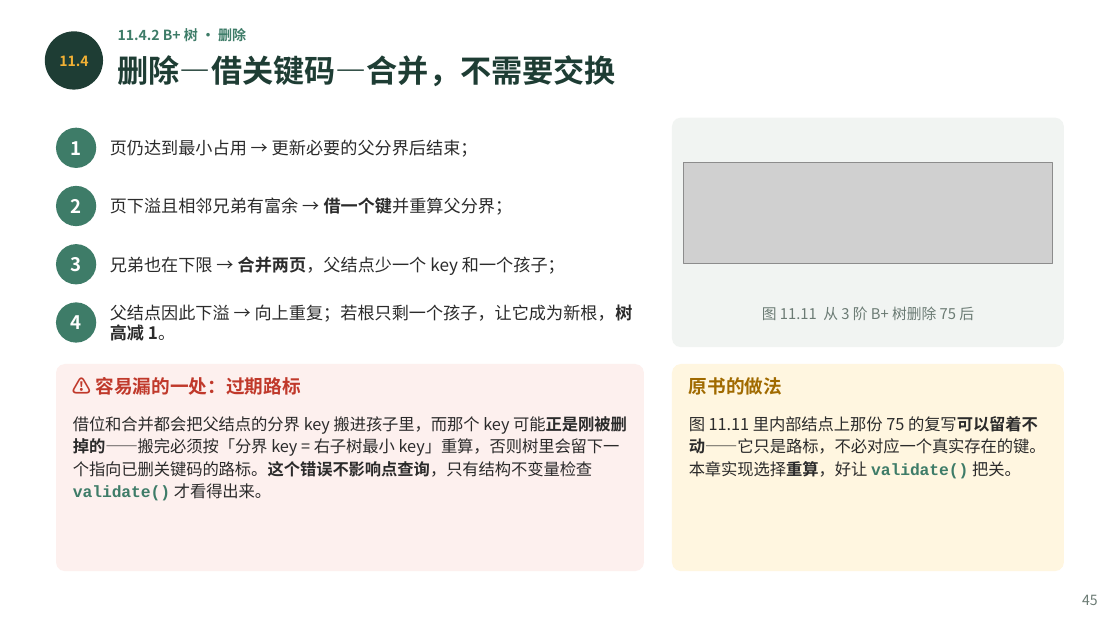
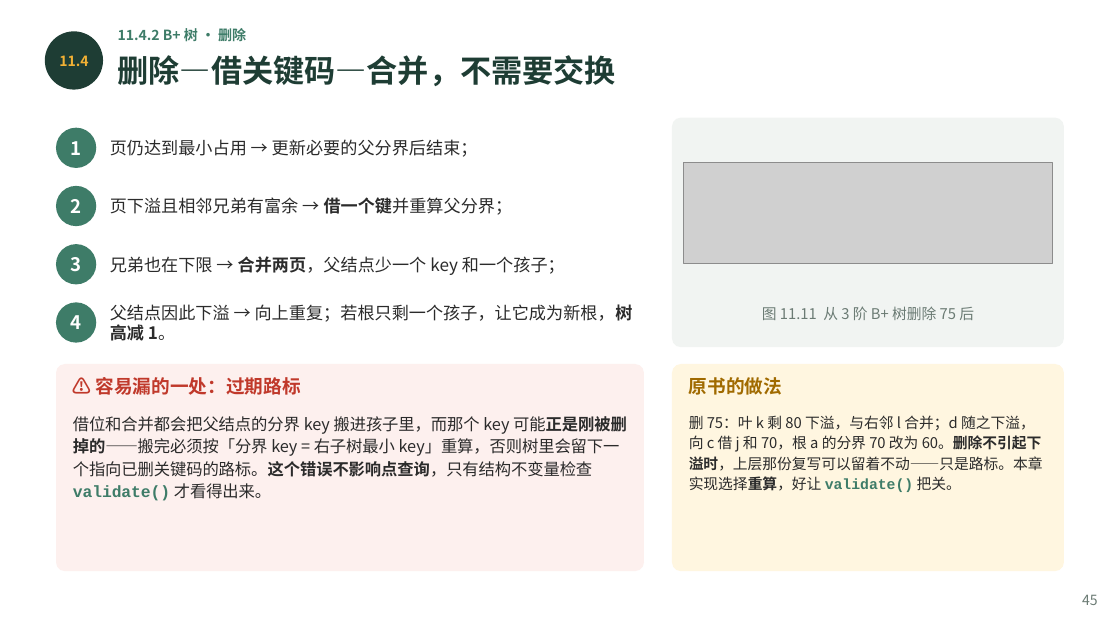
Before and after one commit to GMyhf/2026fall-cs201, a slide deck: slide 45 of courseware/202609_DSA_11_Index.pptx. Drawn at 1120x630 pixels with LibreOffice and Linux fonts; fonts in the diff are those of the drawing; grey boxes stand for pictures. Boxes give left, top, right and bottom in pixels: in the first picture for what was removed or moved away, otherwise in the second. Text is boxed around its words. In the diff, an @@ line names an element or a change of style, - is before the commit and + after.

```diff
--- a/courseware/202609_DSA_11_Index.pptx
+++ b/courseware/202609_DSA_11_Index.pptx
@@ text at bbox=[689, 415, 1043, 492]: text changed; size 10.5 to 9.5 pt @@
-图 11.11 里内部结点上那份 75 的复写可以留着不动——它只是路标，不必对应一个真实存在的键。本章实现选择重算，好让 validate() 把关。
+删 75：叶 k 剩 80 下溢，与右邻 l 合并；d 随之下溢，向 c 借 j 和 70，根 a 的分界 70 改为 60。删除不引起下溢时，上层那份复写可以留着不动——只是路标。本章实现选择重算，好让 validate() 把关。
```
Also in this commit, not shown: 5 other slides changed, 32 other files.
